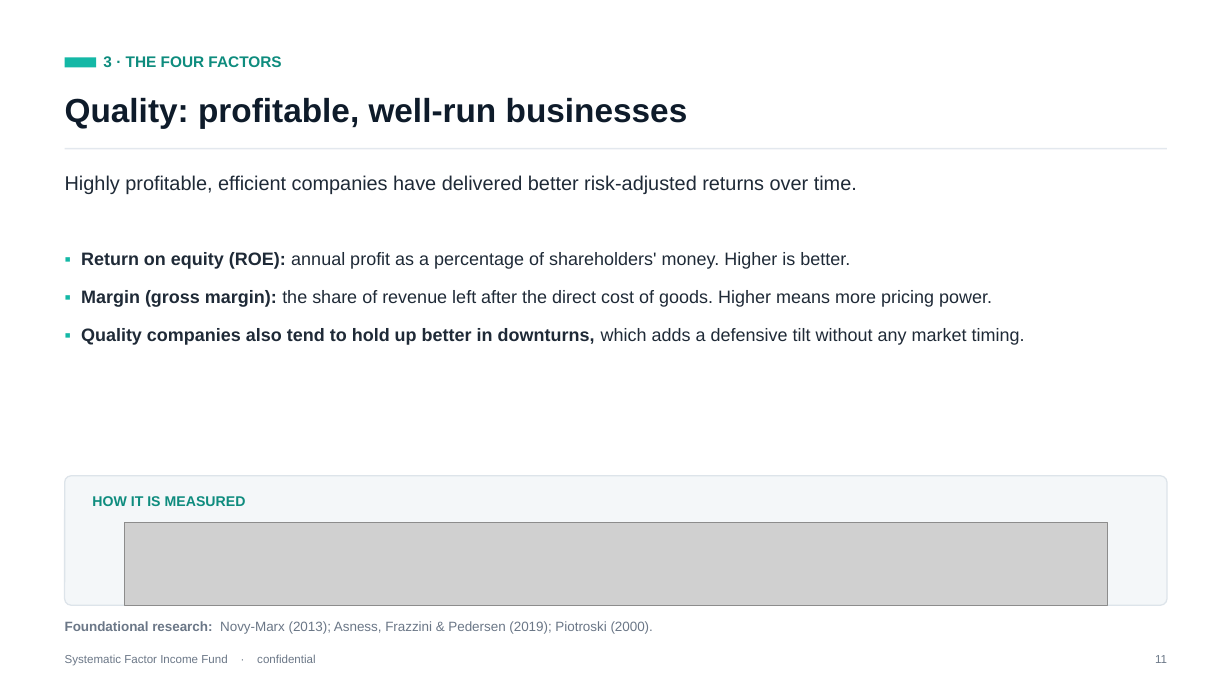
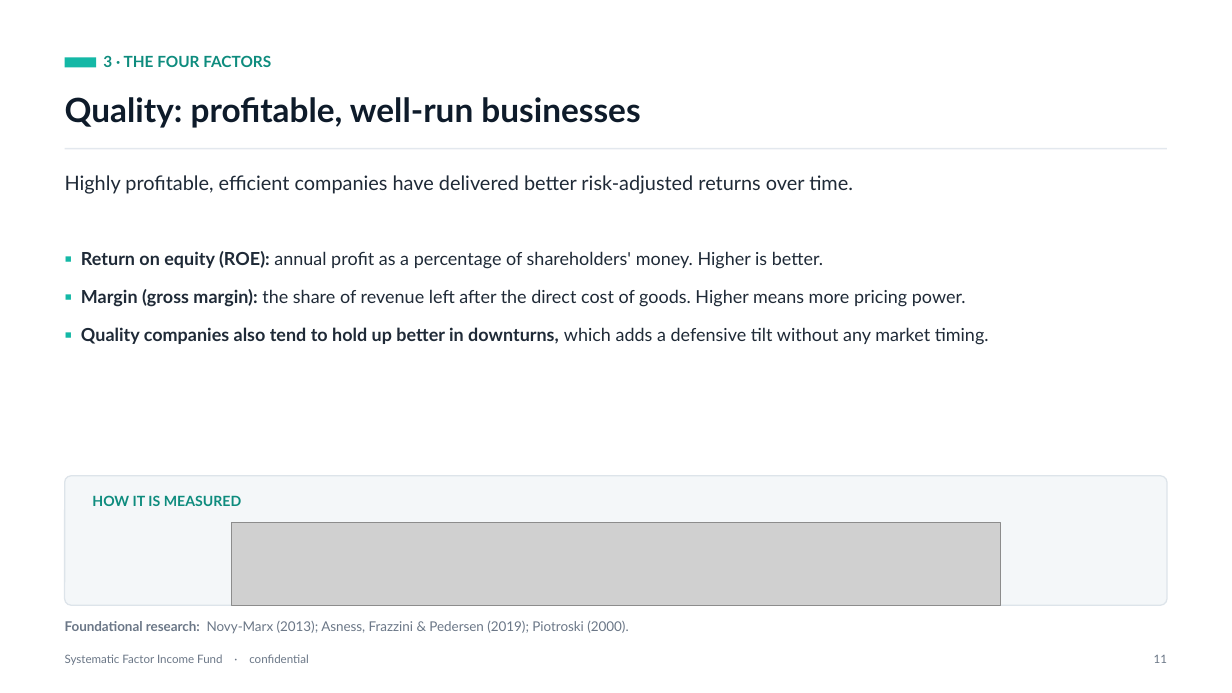
Before and after one commit to diegogomezpy/Portfolio_Algo_Trader, a slide deck: slide 15 of presentation/Systematic-Factor-Income-Fund.pptx. Drawn at 1232x693 pixels with LibreOffice and Linux fonts; fonts in the diff are those of the drawing; grey boxes stand for pictures. Boxes give left, top, right and bottom in pixels: in the first picture for what was removed or moved away, otherwise in the second. Text is boxed around its words. In the diff, an @@ line names an element or a change of style, - is before the commit and + after.

```diff
--- a/presentation/Systematic-Factor-Income-Fund.pptx
+++ b/presentation/Systematic-Factor-Income-Fund.pptx
@@ picture: place and size @@
-picture at box(124, 522, 1107, 605)
+picture at box(232, 522, 1001, 605)
@@ font Arial to Lato in 8 elements at box(103, 55, 271, 67), box(65, 97, 640, 128), box(65, 175, 853, 194), box(81, 251, 989, 345), box(92, 495, 242, 506), box(65, 621, 628, 633), box(65, 654, 308, 665), box(1154, 655, 1167, 663) @@
```
Also in this commit, not shown: 47 other slides changed, 1 other file.
